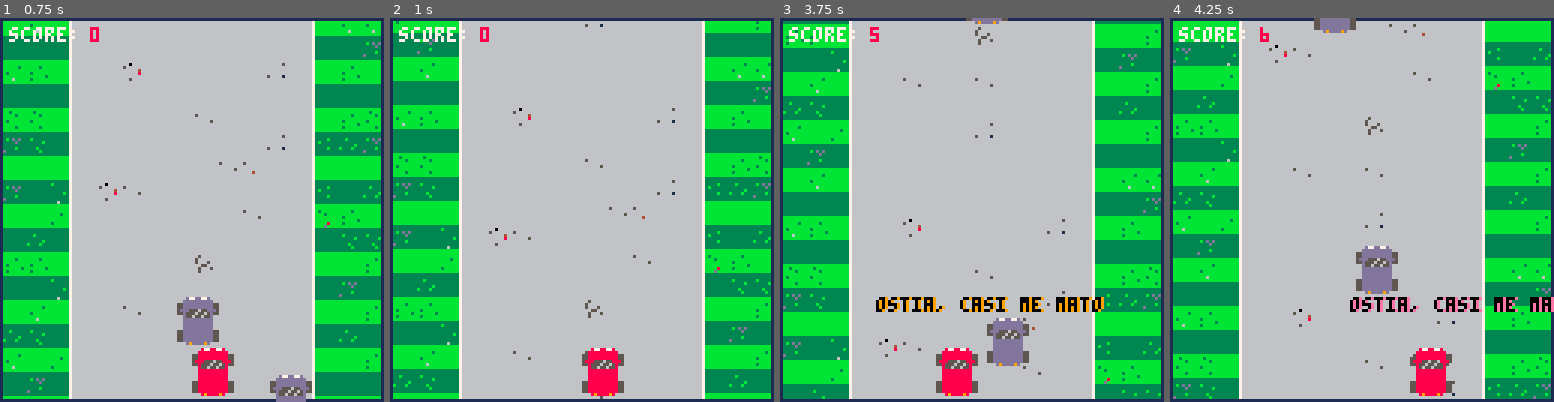
Above: before the commit, frames 1-4 (left to right).
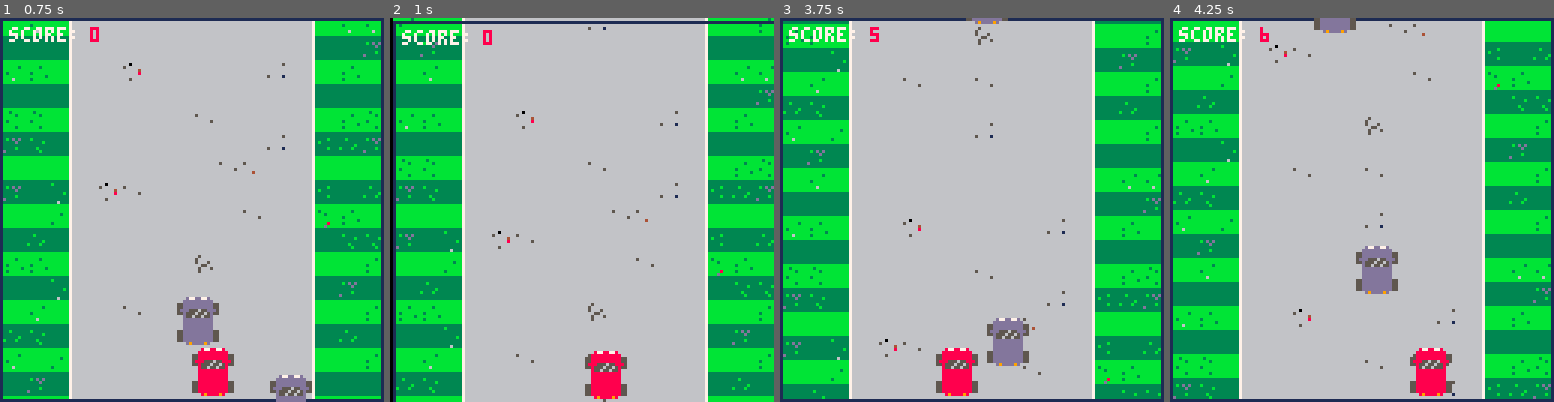
Above: after the commit, the same moments.

Repository: rogmed/pico1
Game: PICO-8 cartridge juego1.p8
Same seed, same stepped clock (60 frames per second), same inputs: the game is played once before the commit and once after it.
Inputs:
- Up to frame 1 (0.75 s): no input
- Up to frame 2 (1 s): no input
- Up to frame 3 (3.75 s): hold Right 1.6-2.1 s; hold Right 2.47-3.03 s; hold Left 3.08-3.58 s
- Up to frame 4 (4.25 s): hold Right from 4.02 s (still down)

Frame 1 is identical in both runs. In frame 2, 15% of the frame differs, in the area x 0-100%, y 0-100%; in frame 3, 1.5%; in frame 4, 1.3%.

Commit message:
Screen shakes and difficulty added each couple of points

Diff:
--- a/juego1.p8
+++ b/juego1.p8
@@ -12,6 +12,7 @@
 map_y      = 0
 map_speed  = 1
 enemies = {}
+shake = 0
 
 for i = 0,1 do
 	add_new_enemy()
@@ -37,6 +38,7 @@
 
 function _draw()
  cls()
+ meneito()
  map(0,0,0,-map_y, 16, 17)
  map(0,0,0,-map_y-128, 16, 17)
  if debug_mode then show_debug() end
@@ -159,6 +161,7 @@
 	and (enemy.xpos-8)<=player.xpos
  and player.xpos<=(enemy.xpos+8)
  then
+  shake += 1
   return true
  else
   return false
@@ -189,33 +192,77 @@
  -- returns a string
   msg = " "
 
-  if score >= 5  and score < 9 then
+  if score >= 12  and score < 16 then
    msg = "ostia, casi me mato"
-  end
-  if score >= 19 and score < 22 then
+   map_speed = 2
+  end
+  if score >= 29 and score < 34 then
    msg = "yeah!"
-  end
-
-  if score >= 32 and score < 38 then
+   map_speed = 2.5
+   add_new_enemy()
+   if count(enemies) > 3 then
+   	del(enemies,enemies[count(enemies)])
+   end
+  end
+
+  if score >= 41 and score < 44 then
    msg = "heh, not bad"
-  end
-
-  if score >= 42  and score < 45 then
+   map_speed = 3
+   add_new_enemy()
+   if count(enemies) > 4 then
+   	del(enemies,enemies[count(enemies)])
+   end
+  end
+
+  if score >= 62  and score < 67 then
    msg = "ˇ viva el vino ˇ"
-  end
-
-
-  if score >= 54 and score < 57 then
+
+   map_speed = 3.7
+   add_new_enemy()
+   if count(enemies) > 5 then
+   	del(enemies,enemies[count(enemies)])
+   end
+
+
+  end
+
+
+  if score >= 84 and score < 89 then
    msg = "sick! ★★★"
   end
 
-  if score >= 80  and score < 189 then
+  if score >= 100  and score < 189 then
    msg = "😐😐0x1fa3"
   end
 
+  if score >= 130  and score < 289 then
+   map_speed = 5
+   add_new_enemy()
+   if count(enemies) > 8 then
+   	del(enemies,enemies[count(enemies)])
+   end
+
+  end
+
+
   return msg
 
 end
+
+function meneito()
+ local shake_x=3-rnd(6)
+ local shake_y=3-rnd(8)
+
+ -- apply the shake
+ shake_x *= shake
+ shake_y *= shake
+ camera(shake_x,shake_y)
+
+ -- fade out the shake
+ shake = shake * 0.93
+ if (shake<0.08) shake=0
+end
+
 __gfx__
 0000000000008778877800000000877887780000000087788778000033333333bbbbbbb77bbbbbbb7bbbbbbbbbbbbbb7bbbbbbb766666666000000000000d77d
 0000000000088888888880000008888888888000000888888888800033333333bbbbbbb77bbbbbbb7bbbbbbbbbbbbbb7bbbb3bb76666665600000000000ddddd
